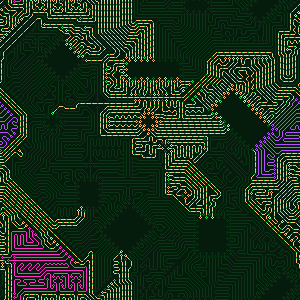
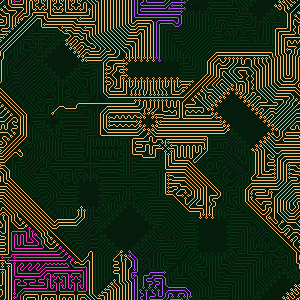
Layered file, before and after one edit (w=300, h=300). Changes by layer:
hid "frame 1", painted on it over [0, 0, 300, 300]
painted on "animated paths" over [0, 0, 300, 300]
